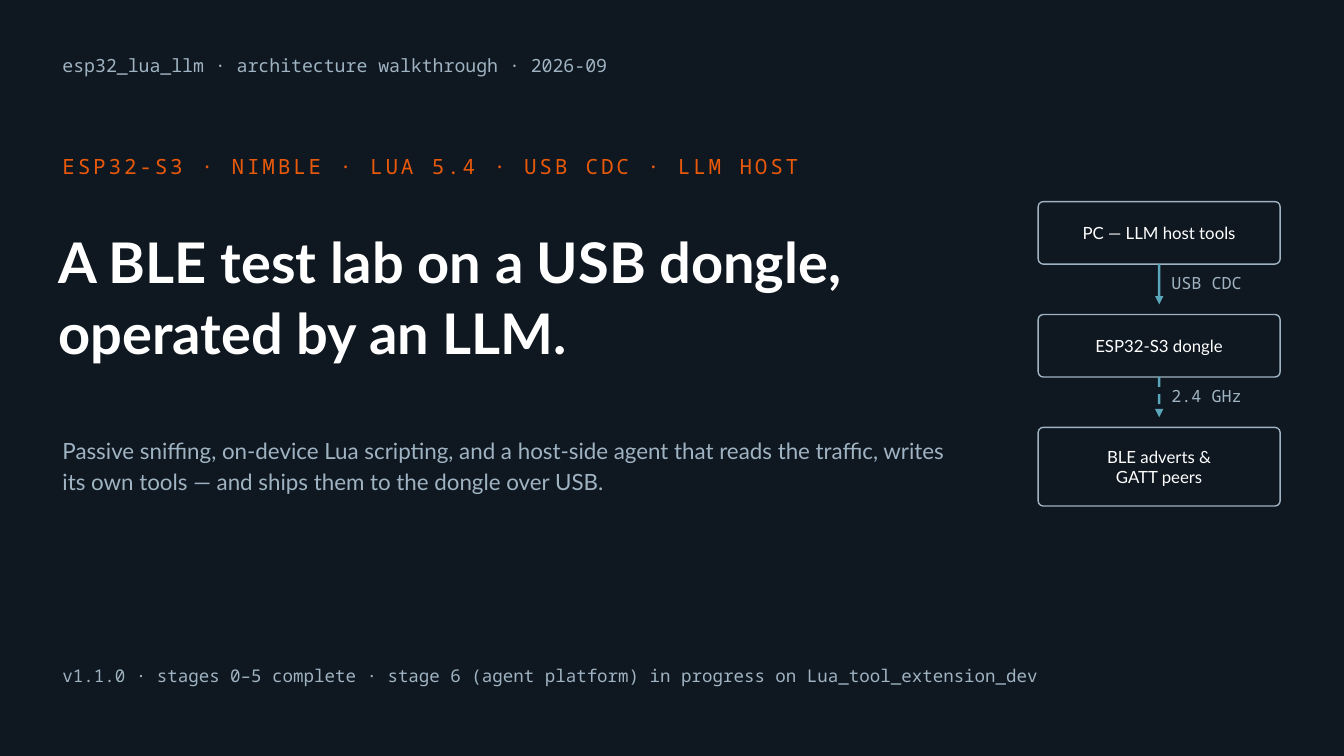
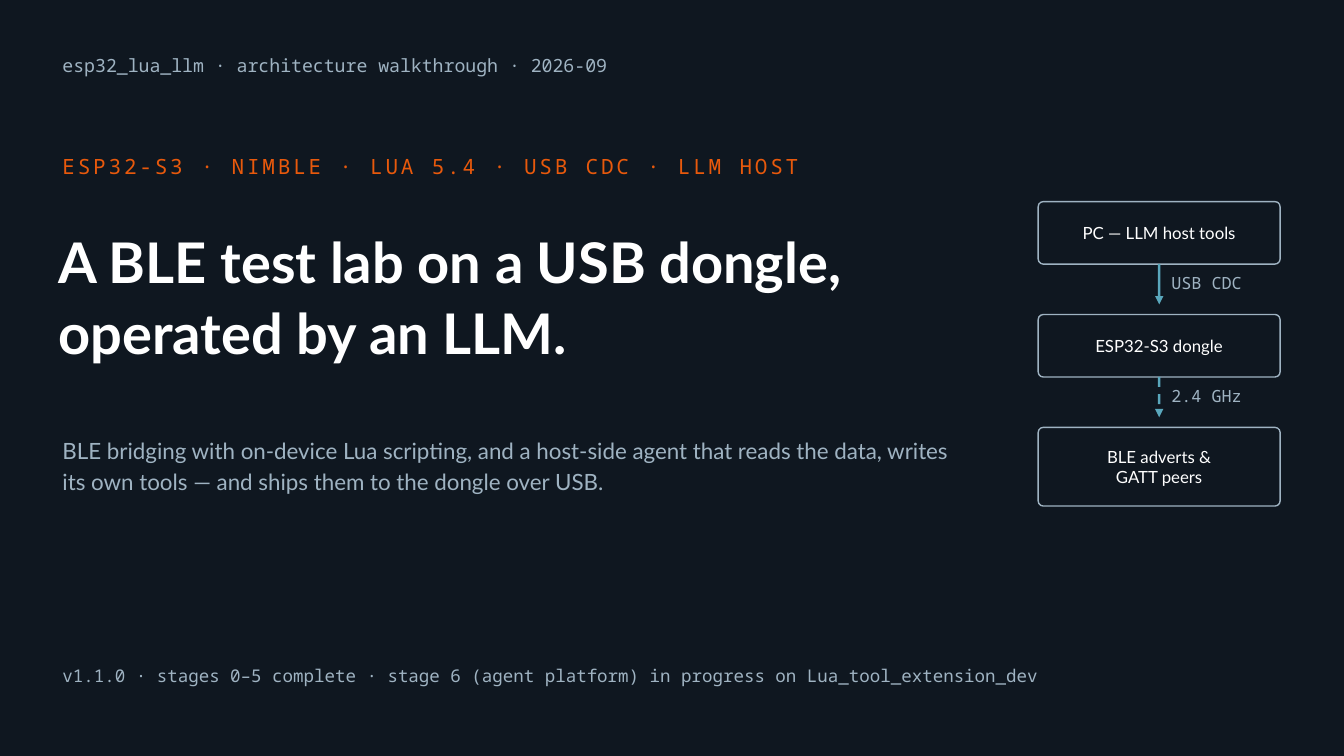
Before and after one commit to jinboagent/esp32_lua_llm, a slide deck: slide 1 of PowerPoint sharing/ESP32_Lua_LLM_Architecture.pptx. Drawn at 1344x756 pixels with LibreOffice and Linux fonts; fonts in the diff are those of the drawing. Boxes give left, top, right and bottom in pixels: in the first picture for what was removed or moved away, otherwise in the second. Text is boxed around its words. In the diff, an @@ line names an element or a change of style, - is before the commit and + after.

```diff
--- a/PowerPoint sharing/ESP32_Lua_LLM_Architecture.pptx
+++ b/PowerPoint sharing/ESP32_Lua_LLM_Architecture.pptx
@@ text at (x1=62, y1=442, x2=947, y2=494): text changed @@
-Passive sniffing, on-device Lua scripting, and a host-side agent that reads the traffic, writes its own tools — and ships them to the dongle over USB.
+BLE bridging with on-device Lua scripting, and a host-side agent that reads the data, writes its own tools — and ships them to the dongle over USB.
```
Also in this commit, not shown: 1 other slide changed, 38 other files.
